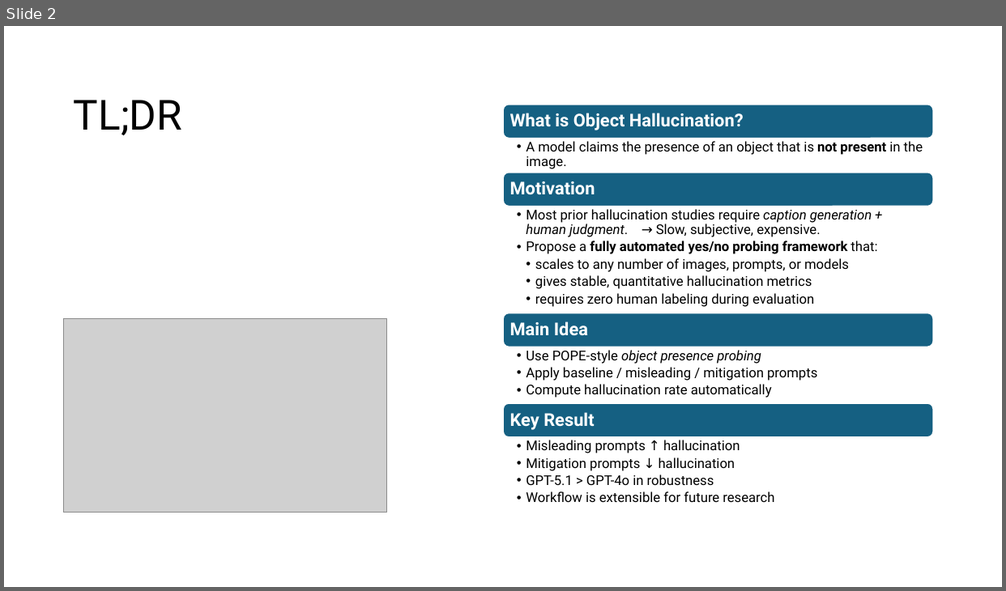
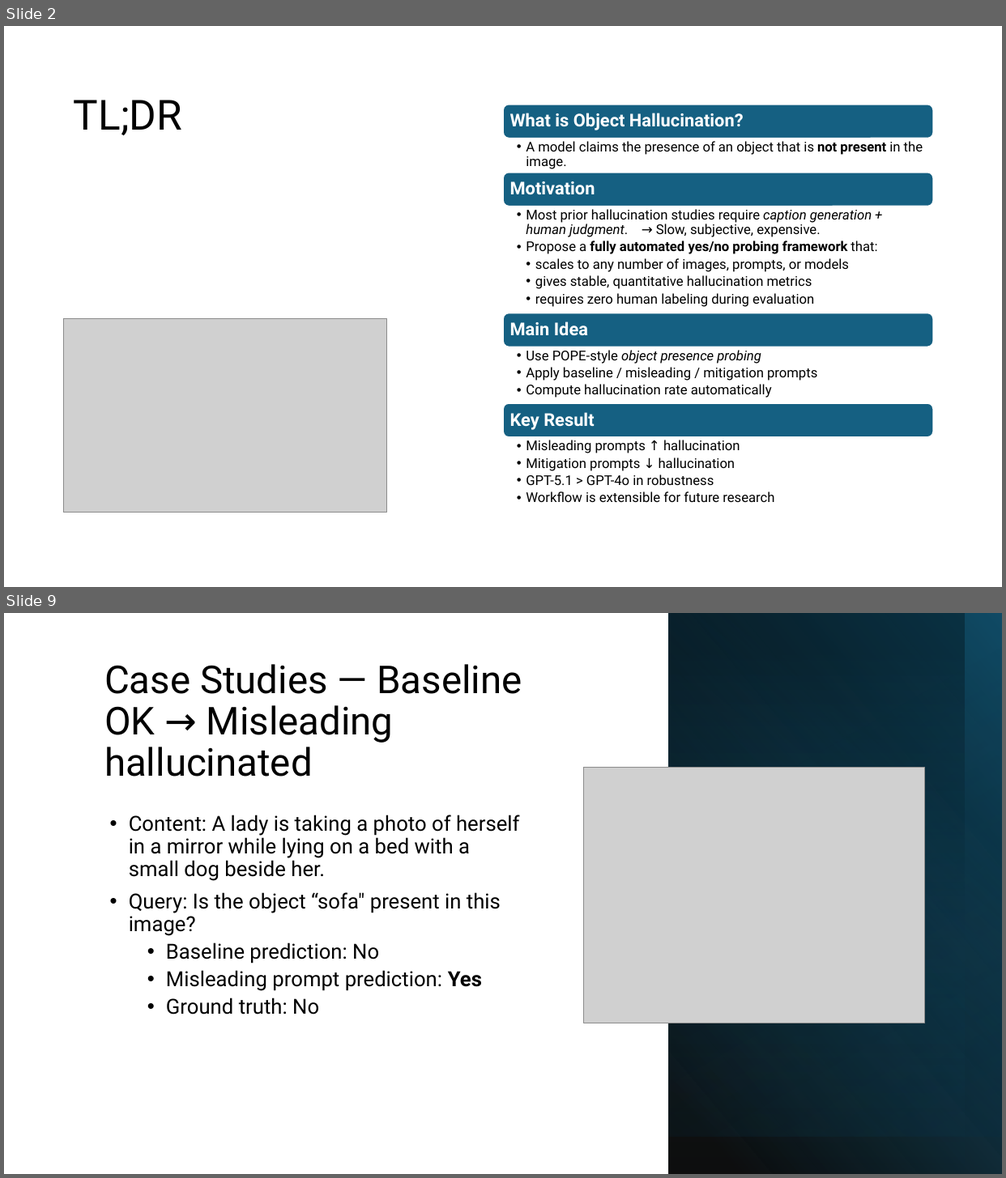
Before and after one commit to xxiao053/MRP--Mini-Research-Problem, a slide deck: presentation/A Scalable Workflow for Evaluating Object Hallucination in Multimodal LLMs.pptx. Shown one above the other, each under a label of ours: slide 2 before the commit, slides 2 and 9 after it; the slides between them are not shown. The pictures are 1006x591 and 1006x1178 pixels, drawn with LibreOffice and Linux fonts; fonts in the diff are those of the drawing; grey boxes stand for pictures. Boxes give left, top, right and bottom in pixels: in the first picture for what was removed or moved away, otherwise in the second. Text is boxed around its words. In the diff, an @@ line names an element or a change of style, - is before the commit and + after.

```diff
--- a/presentation/A Scalable Workflow for Evaluating Object Hallucination in Multimodal LLMs.pptx
+++ b/presentation/A Scalable Workflow for Evaluating Object Hallucination in Multimodal LLMs.pptx
@@ slide 9 added at (4, 613, 1002, 1174), background #FFFFFF @@
@@ rectangle added at (669, 613, 1002, 1174), fill gradient #000000 to #156082 @@
@@ rectangle added at (669, 613, 1002, 1137), fill gradient #0B3041 @@
@@ rectangle added at (669, 613, 1002, 1137), fill gradient #156082 to #000000 @@
@@ rectangle added at (669, 613, 965, 1174), fill gradient #156082 to #000000 @@
@@ title added at (104, 664, 522, 777), 37 pt, text #000000 @@
+Case Studies — Baseline OK → Misleading hallucinated
@@ picture added at (583, 767, 925, 1023) @@
@@ text added at (129, 815, 519, 1015), 20 pt, text #000000 @@
+• Content: A lady is taking a photo of herself in a mirror while lying on a bed with a small dog beside her.
+• Query: Is the object “sofa" present in this image?
+  • Baseline prediction: No
+  • Misleading prompt prediction: Yes
+  • Ground truth: No
```
Also in this commit, not shown: 2 slides changed, 10 other slides added.
